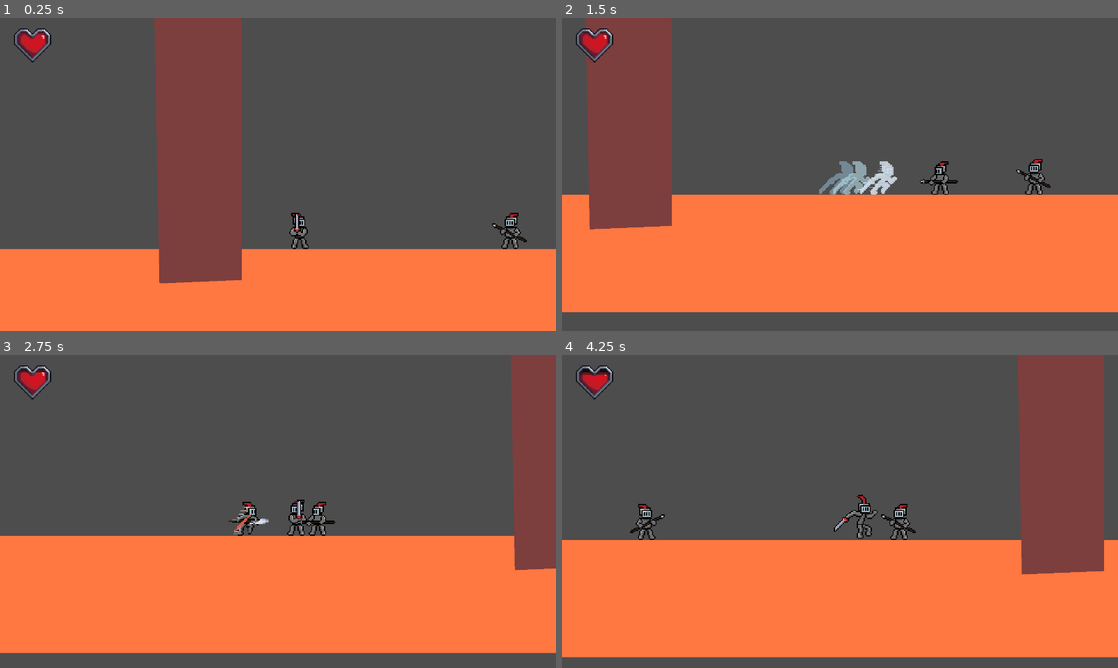
Above: before the commit, frames 1-4 (two rows, left to right).
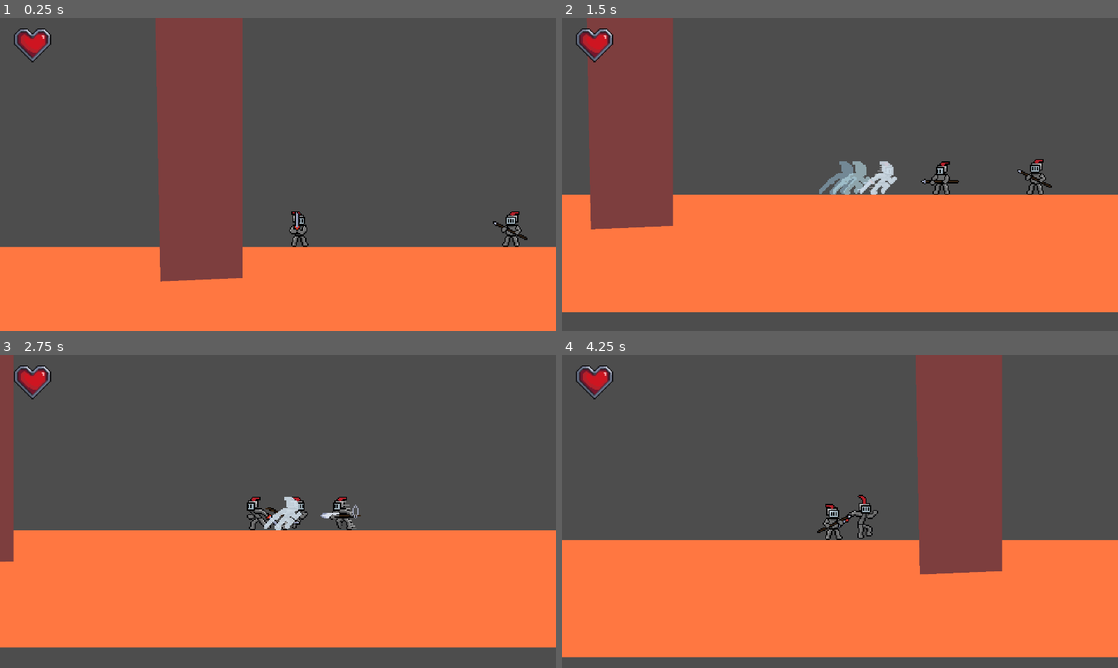
Above: after the commit, the same moments.

Repository: FlimFlamSlammer/LKOTe-game
Game: Godot game, scene res://scenes/world.tscn
Same seed, same stepped clock (60 frames per second), same inputs: the game is played once before the commit and once after it.
Inputs:
- Up to frame 1 (0.25 s): no input
- Up to frame 2 (1.5 s): hold C (basic_attack) 0.53-1.28 s; hold Right (move_right) from 0.53 s (still down); tap Space (jump) at 0.77 s; tap V (dodge) at 1.35 s
- Up to frame 3 (2.75 s): tap Space (jump) at 1.52 s; release Right (move_right) at 2.03 s; hold Left (move_left) from 2.03 s (still down); hold C (basic_attack) from 2.03 s (still down)
- Up to frame 4 (4.25 s): release Left (move_left) at 2.78 s; release C (basic_attack) at 2.78 s; hold Right (move_right) from 2.78 s (still down); tap V (dodge) at 2.85 s; tap Space (jump) at 3.02, 3.77 s; hold C (basic_attack) from 3.53 s (still down)

The runs differ from the first frame. In frame 1, 1.6% of the frame differs, in the area x 0-100%, y 0-85%; in frame 2, 0.7%; in frame 3, 12%; in frame 4, 22%, in the area x 3-98%, y 0-71%.

Commit message:
Added git plugin, improved player attack momentum

Diff:
--- a/project.godot
+++ b/project.godot
@@ -28,6 +28,11 @@
 window/size/mode=3
 window/stretch/mode="viewport"
 window/stretch/scale_mode="integer"
+
+[editor]
+
+version_control/plugin_name="GitPlugin"
+version_control/autoload_on_startup=true
 
 [filesystem]
 
--- a/scenes/castle_fight.tscn
+++ b/scenes/castle_fight.tscn
@@ -11,7 +11,7 @@
 boss = ExtResource("3_bc621")
 
 [node name="Player" parent="." instance=ExtResource("1_kpkdi")]
-position = Vector2(100, 240)
+position = Vector2(99, 246)
 impact = Array[float]([0.02, 0.02])
 
 [node name="Floor" type="StaticBody2D" parent="."]
--- a/scenes/enemies/cyrus.tscn
+++ b/scenes/enemies/cyrus.tscn
@@ -253,7 +253,7 @@
 arrow = ExtResource("2_qijf8")
 arrow_knockback = 3.0
 arrow_impact = 0.01
-max_health = 300.0
+max_health = 500.0
 
 [node name="AnimationPlayer" type="AnimationPlayer" parent="."]
 libraries = {
--- a/scenes/player.tscn
+++ b/scenes/player.tscn
@@ -173,11 +173,14 @@
 tracks/1/interp = 1
 tracks/1/loop_wrap = true
 tracks/1/keys = {
-"times": PackedFloat32Array(0.133333, 0.15, 0.166667),
-"transitions": PackedFloat32Array(1, 1, 1),
+"times": PackedFloat32Array(0.0833333, 0.133333, 0.15, 0.166667),
+"transitions": PackedFloat32Array(1, 1, 1, 1),
 "values": [{
-"args": [3],
+"args": [],
 "method": &"step_to_target"
+}, {
+"args": [3, true],
+"method": &"gain_momentum_from_attack"
 }, {
 "args": [1, {
 "variant": 1
@@ -212,11 +215,17 @@
 tracks/1/interp = 1
 tracks/1/loop_wrap = true
 tracks/1/keys = {
-"times": PackedFloat32Array(0.133333, 0.15, 0.166667),
-"transitions": PackedFloat32Array(1, 1, 1),
+"times": PackedFloat32Array(0, 0.1, 0.133333, 0.15, 0.166667),
+"transitions": PackedFloat32Array(1, 1, 1, 1, 1),
 "values": [{
-"args": [4],
+"args": [6, true],
+"method": &"gain_momentum_from_attack"
+}, {
+"args": [],
 "method": &"step_to_target"
+}, {
+"args": [4, true],
+"method": &"gain_momentum_from_attack"
 }, {
 "args": [1, {
 "variant": 2
@@ -248,6 +257,8 @@
 position = Vector2(1, 0)
 collision_layer = 4
 script = ExtResource("1_0chp3")
+stun_time = Array[float]([0.45, 0.6])
+knockback = Array[float]([8.0, 60.0])
 impact = Array[float]([0.11, 0.11])
 attack_hitstop_multiplier = 0.3
 hit_hitstop_multiplier = 0.6
--- a/scripts/enemies/cyrus/hit.gd
+++ b/scripts/enemies/cyrus/hit.gd
@@ -2,4 +2,4 @@
 
 
 func _finish() -> void:
-	finished.emit("Backflipping")
+	finished.emit("BackflipWindup")
--- a/scripts/player/player.gd
+++ b/scripts/player/player.gd
@@ -6,6 +6,9 @@
 
 signal health_changed(health: float, ratio: float)
 signal max_regen_changed(max_regen: float, ratio: float)
+
+signal stepped_to_target(step_distance: float)
+signal attack_momentum_gained(distance: int, instant: bool)
 
 enum BufferableStates {NONE, JUMPING, ATTACKING}
 
@@ -54,7 +57,6 @@
 		time_since_input_buffer = 0.0
 var combo_counter: int = 0
 var can_flip: bool
-var step_distance: float = 0.0
 
 var _temp_fx: PackedScene = preload("res://scenes/temp_fx.tscn")
 
@@ -91,22 +93,28 @@
 				direction = direction,
 				stun_time = stun_time[combo_counter],
 				knockback = knockback[combo_counter],
+				normal = Vector2(candidate.position.x - position.x, candidate.position.y - position.y).normalized(),
 			})
 			instantiate_temp_fx(TempFX.Effects.SLASH, {"variant": randi() % 2}, true, candidate.position)
 			hit_counter += 1
-	screenshake.emit((impact[combo_counter] + impact[combo_counter] * hit_counter * 0.3) * (hit_counter > 0 as int) + 0.015 * (hit_counter == 0 as int))
+	screenshake.emit((impact[combo_counter] + impact[combo_counter] * hit_counter * 0.3) if hit_counter > 0 else 0.015)
 	if hit_counter > 0:
 		hitstop.emit((impact[combo_counter] + impact[combo_counter] * hit_counter * 0.3) * attack_hitstop_multiplier)
 	return hit_counter
 
 
-func step_to_target(distance: int) -> void:
+func step_to_target() -> void:
 	can_flip = false
 	var target: Enemy = _get_target(targeting_ray_cast)
+	var step_distance: float = 0
 	if target:
-		step_distance = max(absf(target.position.x - position.x) - 26, 0) + distance
-	else:
-		step_distance = distance
+		step_distance = max(absf(target.position.x - position.x) - 24, 0)
+	stepped_to_target.emit(step_distance)
+
+
+func gain_momentum_from_attack(distance: int, instant: bool) -> void:
+	translate(Vector2.RIGHT * distance * direction)
+	attack_momentum_gained.emit(distance, instant)
 
 
 func instantiate_temp_fx(
@@ -133,7 +141,7 @@
 
 func _regen_health(delta: float, mult: float = 1.0) -> void:
 	if (health < max_regen):
-		var regen_amount = mult * max_health * regen_speed * delta
+		var regen_amount: float = mult * max_health * regen_speed * delta
 		health += regen_amount
 		health = min(health, max_regen)
 		health_changed.emit(health, health / max_health)
--- a/scripts/player/states/attacking.gd
+++ b/scripts/player/states/attacking.gd
@@ -1,4 +1,9 @@
 extends PlayerState
+
+@export var step_period: float = 0.05
+
+var _step_distance: float
+var _step_velocity: float
 
 func _handle_input(event: InputEvent) -> void:
 	if event.is_action_pressed("dodge"):
@@ -11,8 +16,6 @@
 
 
 func _update(delta: float) -> void:
-	casted_owner.velocity.x = 0
-
 	if casted_owner.is_on_floor():
 		if casted_owner.time_since_attack > casted_owner.combo_length[casted_owner.combo_counter]:
 			finished.emit(States.RECOVERING)
@@ -25,9 +28,9 @@
 			- casted_owner.direction)
 			* (casted_owner.can_flip as int))
 
-	if casted_owner.step_distance > 0:
-		casted_owner.velocity.x = casted_owner.step_distance * casted_owner.direction / delta
-		casted_owner.step_distance = 0
+	if _step_distance > 0:
+		_progress_step(delta)
+
 	casted_owner.move_and_slide()
 
 
@@ -47,6 +50,26 @@
 
 	casted_owner.anim_player.play("slash" + str(casted_owner.combo_counter + 1))
 
+	casted_owner.velocity.x = 0
+	_step_distance = 0
+	_step_velocity = 0
+
+	casted_owner.stepped_to_target.connect(_set_step)
+
+
+func _set_step(distance: float) -> void:
+	_step_distance += distance
+	_step_velocity = _step_distance / step_period * casted_owner.direction
+	casted_owner.velocity.x = _step_velocity
+
+
+func _progress_step(delta: float) -> void:
+	_step_distance -= absf(_step_velocity * delta)
+	if _step_distance <= 0:
+		_step_distance = 0
+		_step_velocity = 0
+		casted_owner.velocity.x = 0
+
 
 func _exit() -> void:
-	pass
+	casted_owner.stepped_to_target.disconnect(_set_step)
Not shown, added: addons/godot-git-plugin/plugin.cfg
Renamed: assets/aseprite/castle_guard_spear/1knight-charge.aseprite -> assets/castle_guard_spear/1knight-charge.aseprite
Renamed: assets/aseprite/castle_guard_spear/2knight-dodge.aseprite -> assets/castle_guard_spear/2knight-dodge.aseprite
Renamed: assets/aseprite/castle_guard_spear/3knight-fall.aseprite -> assets/castle_guard_spear/3knight-fall.aseprite
Renamed: assets/aseprite/castle_guard_spear/4knight-run.aseprite -> assets/castle_guard_spear/4knight-run.aseprite
Renamed: assets/aseprite/castle_guard_spear/5knight-windup.aseprite -> assets/castle_guard_spear/5knight-windup.aseprite
Renamed: assets/aseprite/castle_guard_spear/6knight-hurt.aseprite -> assets/castle_guard_spear/6knight-hurt.aseprite
Renamed: assets/aseprite/castle_guard_spear/7knight-idle.aseprite -> assets/castle_guard_spear/7knight-idle.aseprite
Renamed: assets/aseprite/castle_guard_spear/8knight-stun.aseprite -> assets/castle_guard_spear/8knight-stun.aseprite
Renamed: assets/aseprite/castle_guard_spear/9knight-recovery.ase -> assets/castle_guard_spear/9knight-recovery.ase
Renamed: assets/aseprite/heart.aseprite -> assets/misc/heart.aseprite
Binary file added: assets/player/1knight-air-attack.aseprite
(and 34 more such lines)
